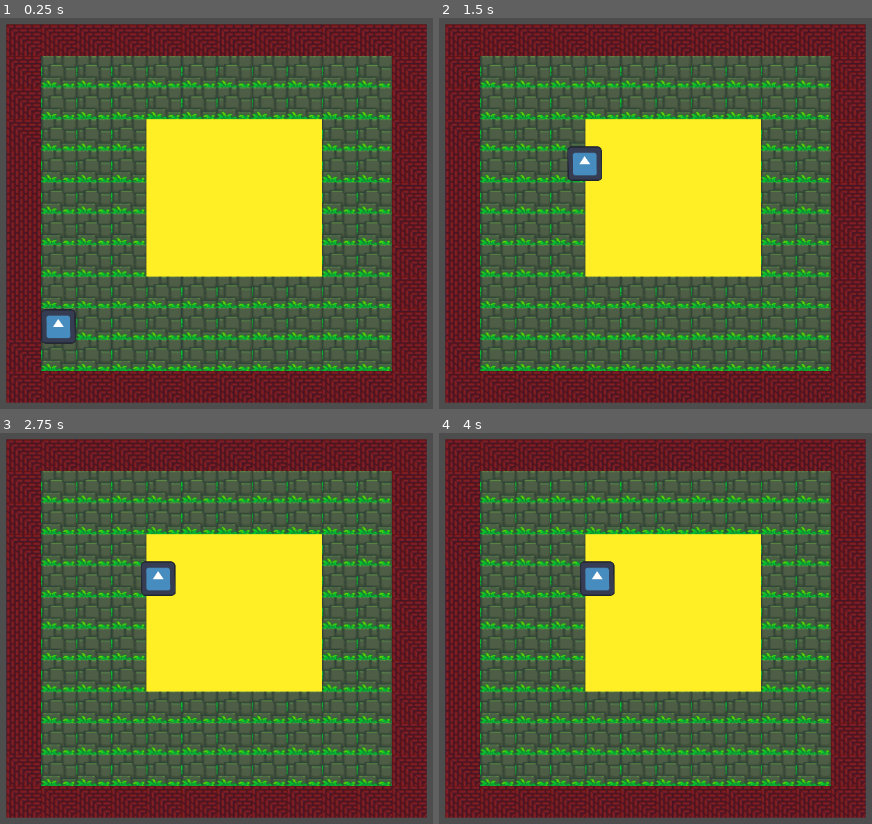
Above: before the commit, frames 1-4 (two rows, left to right).
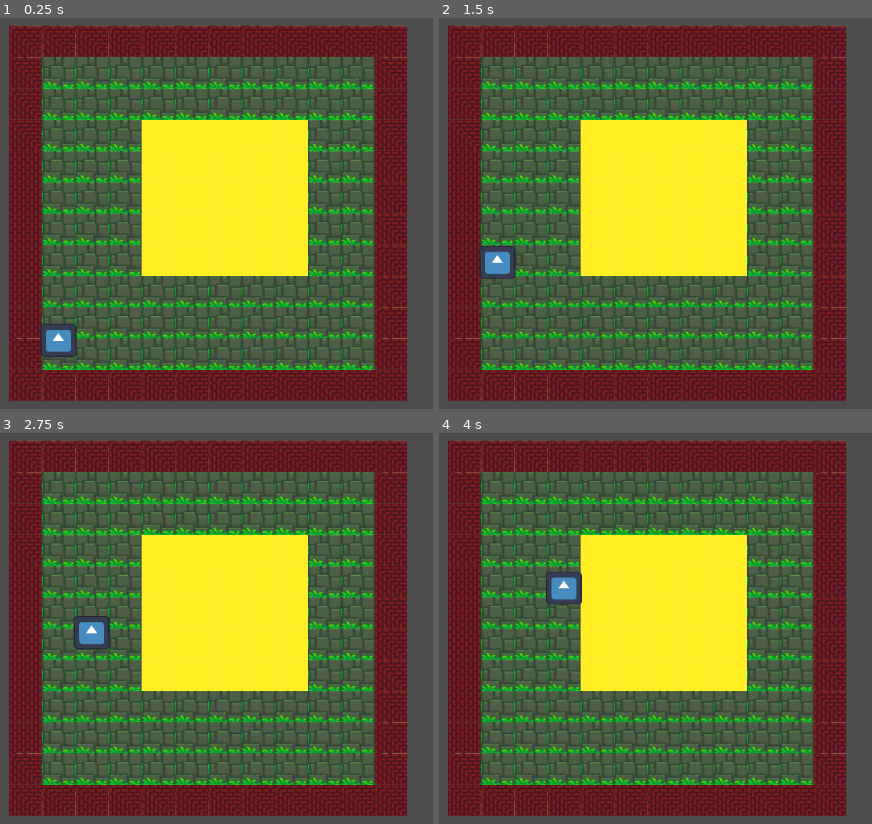
Above: after the commit, the same moments.

Repository: Taleb1423/Programmable_Matter_IEA
Game: Godot game, scene res://scenes/root.tscn
Two runs of this game, one before a commit and one after it. Both use one fixed random seed, a clock stepped at 60 frames per second and the inputs below. The engine's default icon, where the game draws it, is replaced by a stand-in: a white triangle on a blue panel in a dark square.
Inputs (mouse positions are in pixels of both pictures, inside the frame that each line leads up to):
- Up to frame 1 (0.25 s): no input
- Up to frame 2 (1.5 s): move the mouse to (833, 190) at 0.52 s; click (833, 190) at 0.67 s; move the mouse to (495, 236) at 1.27 s; click (495, 236) at 1.42 s
- Up to frame 3 (2.75 s): move the mouse to (294, 530) at 2.02 s; click (294, 530) at 2.17 s
- Up to frame 4 (4 s): move the mouse to (616, 718) at 2.77 s; click (616, 718) at 2.92 s; move the mouse to (outside the picture) at 3.52 s; click (outside the picture) at 3.67 s

The runs differ from the first frame. In frame 1, 36% of the frame differs, in the area x 1-99%, y 1-99%; in frame 2, 36%; in frame 3, 36%; in frame 4, 36%.

Commit message:
Scale Fix

Diff:
--- a/scenes/agent.tscn
+++ b/scenes/agent.tscn
@@ -13,10 +13,10 @@
 
 [node name="CollisionShape2D" type="CollisionShape2D" parent="."]
 z_index = 2
-position = Vector2(0, -64)
 shape = SubResource("RectangleShape2D_vg1ek")
 
 [node name="Sprite2D" type="Sprite2D" parent="."]
-position = Vector2(0, -64)
+position = Vector2(-0.558563, 0)
+scale = Vector2(1.08032, 1)
 skew = -0.0174533
 texture = ExtResource("1_2ktgm")
--- a/scenes/root.tscn
+++ b/scenes/root.tscn
@@ -21,6 +21,7 @@
 [sub_resource type="TileSetAtlasSource" id="TileSetAtlasSource_iexrr"]
 texture = ExtResource("2_u1u88")
 texture_region_size = Vector2i(32, 32)
+use_texture_padding = false
 0:0/0 = 0
 1:0/0 = 0
 2:0/0 = 0
@@ -735,11 +736,11 @@
 zoom = Vector2(1.5, 1.5)
 
 [node name="Map" type="TileMapLayer" parent="."]
-scale = Vector2(1.05366, 0.946247)
+position = Vector2(-8, 0)
+scale = Vector2(0.997998, 0.939733)
 tile_map_data = PackedByteArray("AAD6//r/AAATAAUAAAD6//v/AAATAAUAAAD6//z/AAATAAUAAAD6//3/AAATAAUAAAD6//7/AAAUAAcAAAD6// …(2224 unchanged characters)…
 tile_set = SubResource("TileSet_2d2ye")
 script = ExtResource("2_0mnq0")
 
 [node name="Agent" parent="." instance=ExtResource("1_ykrx2")]
-position = Vector2(-152, 152)
-scale = Vector2(0.260884, 0.258457)
+position = Vector2(-152, 136)
--- a/scripts/agent.gd
+++ b/scripts/agent.gd
@@ -57,7 +57,7 @@
 
 func _physics_process(delta: float) -> void:
 	if is_moving:
-		sprite_2d.global_position = sprite_2d.global_position.move_toward(global_position, 200 * delta)
+		sprite_2d.global_position = sprite_2d.global_position.move_toward(global_position, 1)
 
 		if sprite_2d.global_position != global_position:
 			return
